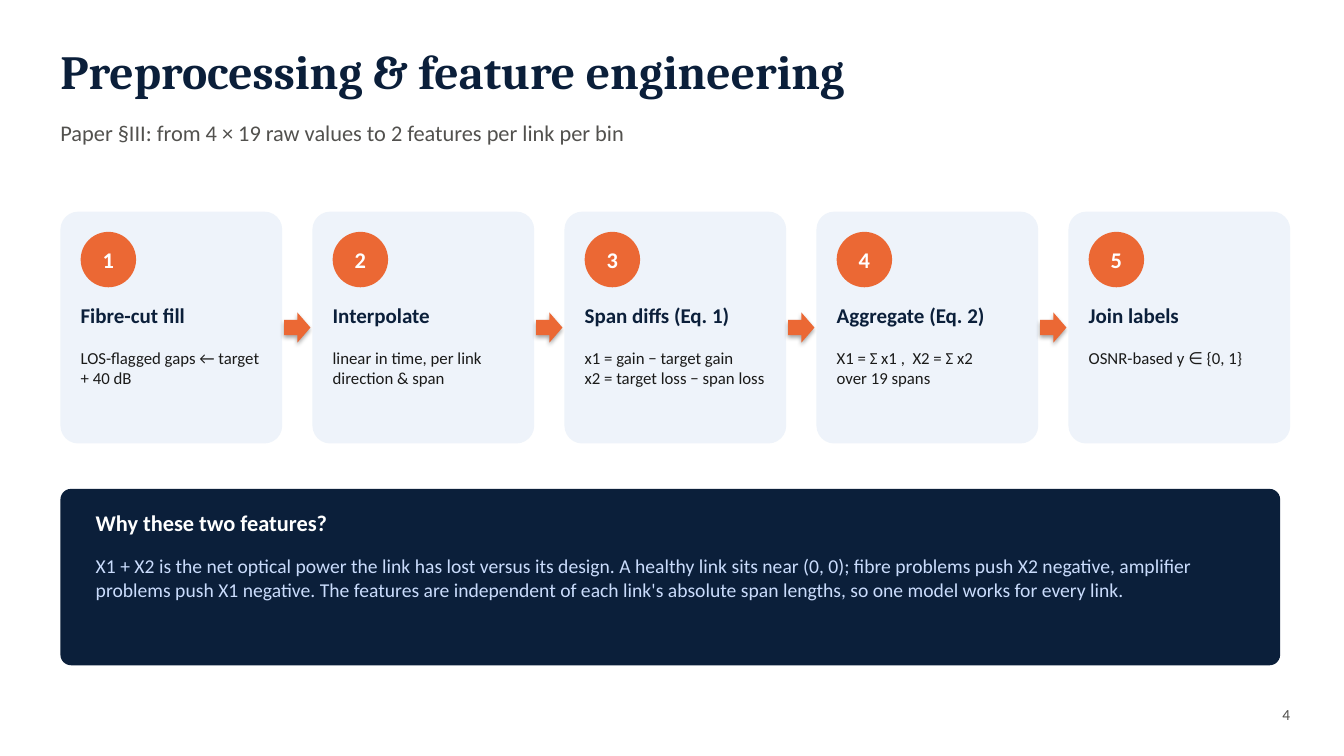
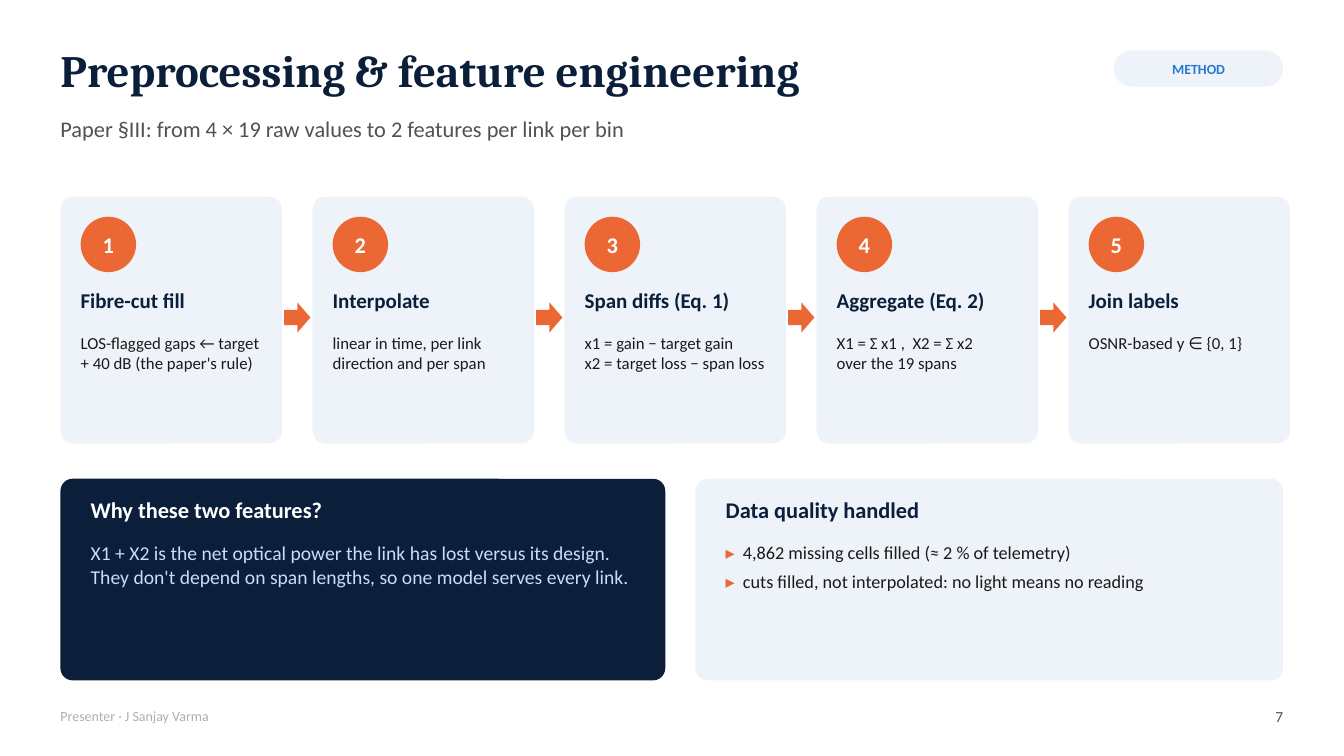
Before and after one commit to jsanjayvarma06-oss/ML-Project, a slide deck: slide 7 of docs/Slides_Link_Failure_Prediction.pptx (slide 4 before the commit). Drawn at 1344x756 pixels with LibreOffice and Linux fonts; fonts in the diff are those of the drawing. Boxes give left, top, right and bottom in pixels: in the first picture for what was removed or moved away, otherwise in the second. Text is boxed around its words. In the diff, an @@ line names an element or a change of style, - is before the commit and + after.

```diff
--- a/docs/Slides_Link_Failure_Prediction.pptx
+++ b/docs/Slides_Link_Failure_Prediction.pptx
@@ text "Preprocessing & feature engineering" at (60, 55, 800, 97): size 34 to 32 pt @@
@@ rounded rectangle added at (1114, 50, 1284, 87), fill #EEF3FA, 10 pt, text #2A78D6, bold @@
+METHOD
@@ text "Paper §III: from 4 × ...": place and size @@
-text "Paper §III: from 4 × ..." at (60, 125, 624, 145)
+text "Paper §III: from 4 × ..." at (60, 121, 624, 141)
@@ rounded rectangle: place and size @@
-rounded rectangle at (60, 212, 282, 444)
+rounded rectangle at (60, 197, 282, 444)
@@ rounded rectangle: place and size @@
-rounded rectangle at (313, 212, 534, 444)
+rounded rectangle at (313, 197, 534, 444)
@@ rounded rectangle: place and size @@
-rounded rectangle at (565, 212, 786, 444)
+rounded rectangle at (565, 197, 786, 444)
@@ rounded rectangle: place and size @@
-rounded rectangle at (817, 212, 1038, 444)
+rounded rectangle at (817, 197, 1038, 444)
@@ proportions changed in 5 elements at (60, 197, 282, 444), (313, 197, 534, 444), (565, 197, 786, 444), (817, 197, 1038, 444), (1069, 197, 1291, 444) @@
@@ rounded rectangle: place and size @@
-rounded rectangle at (1069, 212, 1291, 444)
+rounded rectangle at (1069, 197, 1291, 444)
@@ 5 texts, 5 ellipses: place and size @@
-5 texts, 5 ellipses at (81, 232, 1179, 327)
+5 texts, 5 ellipses at (81, 217, 1179, 312)
@@ 4 right arrows: place and size @@
-4 right arrows at (284, 313, 1067, 343)
+4 right arrows at (284, 302, 1067, 333)
@@ shadow off in 4 elements at (284, 302, 311, 333), (536, 302, 563, 333), (788, 302, 815, 333), (1041, 302, 1067, 333) @@
@@ text at (81, 337, 259, 372): text changed @@
-LOS-flagged gaps ← target + 40 dB
+LOS-flagged gaps ← target + 40 dB (the paper's rule)
@@ text at (333, 337, 485, 372): text changed @@
-linear in time, per link direction & span
+linear in time, per link direction and per span
@@ text "x1 = gain − target ...": place and size @@
-text "x1 = gain − target ..." at (585, 352, 765, 387)
+text "x1 = gain − target ..." at (585, 337, 765, 372)
@@ text at (837, 338, 973, 372): text changed @@
-X1 = Σ x1 , X2 = Σ x2
-over 19 spans
+X1 = Σ x1 , X2 = Σ x2
+over the 19 spans
@@ text "OSNR-based y ∈ {0, 1}": place and size @@
-text "OSNR-based y ∈ {0, 1}" at (1089, 352, 1242, 367)
+text "OSNR-based y ∈ {0, 1}" at (1089, 337, 1242, 352)
@@ rounded rectangle: place and size @@
-rounded rectangle at (60, 489, 1280, 665)
+rounded rectangle at (60, 479, 665, 681)
@@ rounded rectangle added at (696, 479, 1284, 681), fill #EEF3FA @@
@@ text "Why these two features?": place and size @@
-text "Why these two features?" at (96, 515, 327, 535)
+text "Why these two features?" at (91, 502, 322, 522)
@@ text added at (726, 502, 919, 522), 16 pt, text #0B1F3A, bold @@
+Data quality handled
@@ text at (91, 546, 628, 588): text changed @@
-X1 + X2 is the net optical power the link has lost versus its design. A healthy link sits near (0, 0); fibre problems push X2 negative, amplifier problems push X1 negative. The features are independent of each link's absolute span lengths, so one model works for every link.
+X1 + X2 is the net optical power the link has lost versus its design. They don't depend on span lengths, so one model serves every link.
@@ text added at (743, 546, 1144, 591), 13 pt, text #1A1A19 @@
+▸ 4,862 missing cells filled (≈ 2 % of telemetry)
+▸ cuts filled, not interpolated: no light means no reading
@@ text added at (60, 711, 209, 723), 10 pt, text #B0AFA8 @@
+Presenter · J Sanjay Varma
@@ text added at (1275, 712, 1283, 722), 11 pt, text #52514E @@
+7
@@ text removed at (1282, 710, 1290, 720) @@
-4
```
Also in this commit, not shown: 9 other slides changed, 9 slides added, 3 slides removed, 5 other files.
